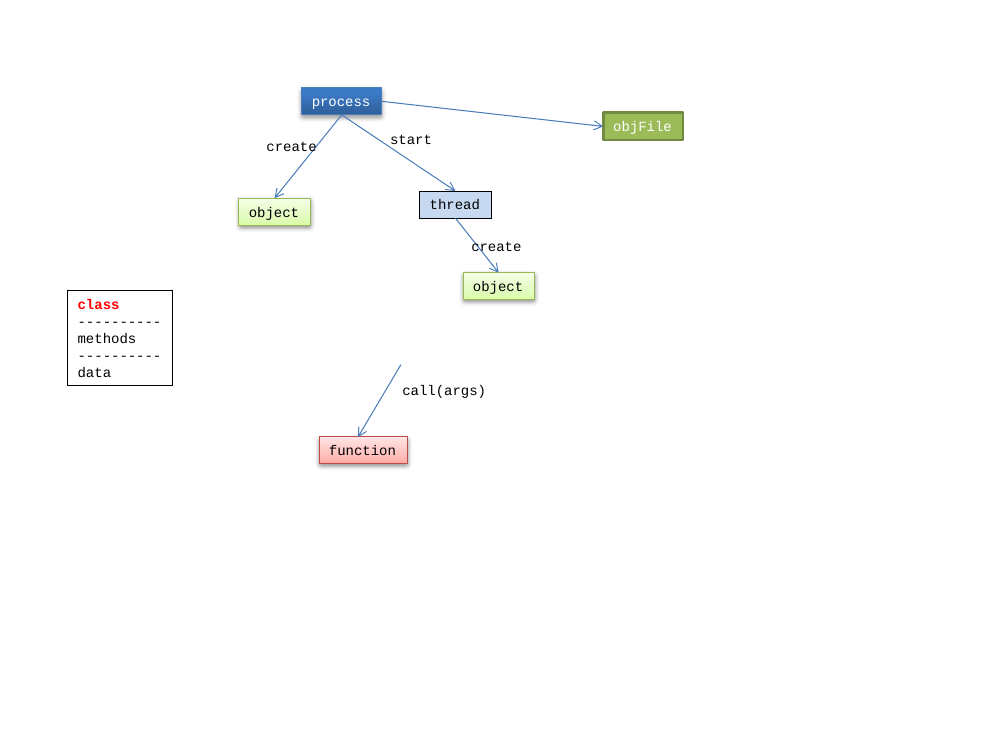
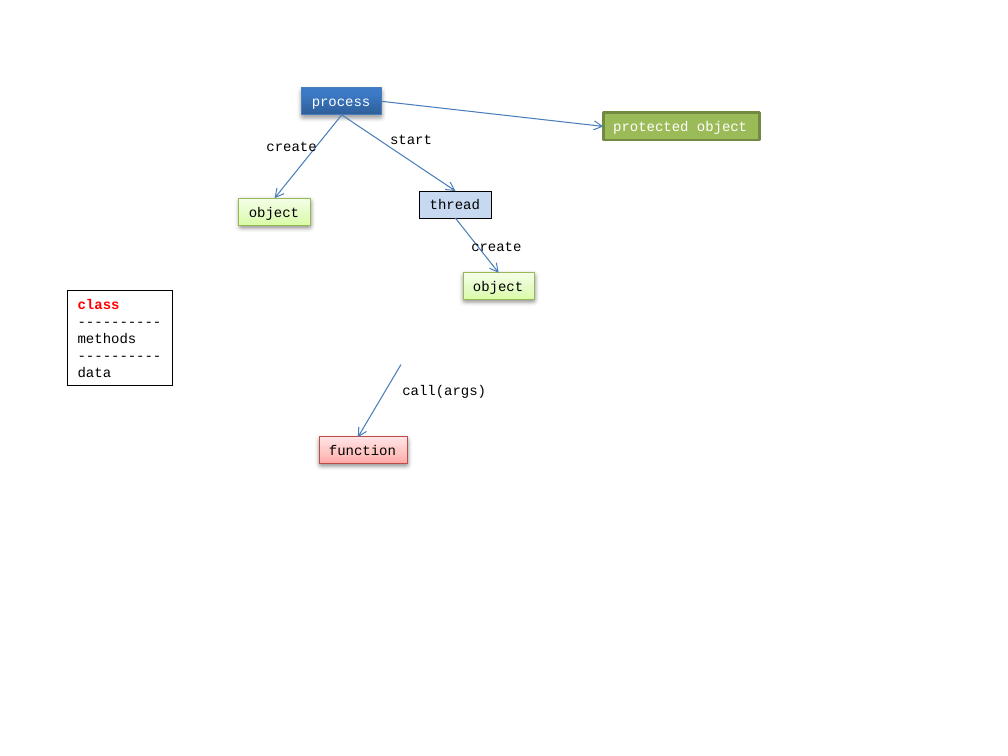
Before and after one commit to mlozborne/motin, a slide deck: slide 2 of Scripting/ScriptingDocumenation/DesignDiagrams.pptx. Drawn at 1008x756 pixels with LibreOffice and Linux fonts; fonts in the diff are those of the drawing. Boxes give left, top, right and bottom in pixels: in the first picture for what was removed or moved away, otherwise in the second. Text is boxed around its words. In the diff, an @@ line names an element or a change of style, - is before the commit and + after.

```diff
--- a/Scripting/ScriptingDocumenation/DesignDiagrams.pptx
+++ b/Scripting/ScriptingDocumenation/DesignDiagrams.pptx
@@ rectangle "protected object": place and size @@
-rectangle "protected object" at (604, 113, 683, 140)
+rectangle "protected object" at (604, 113, 760, 140)
@@ text in rectangle at (613, 121, 747, 134): text changed @@
-objFile
+protected object
```
Also in this commit, not shown: 1 slide added, 3 other files.
